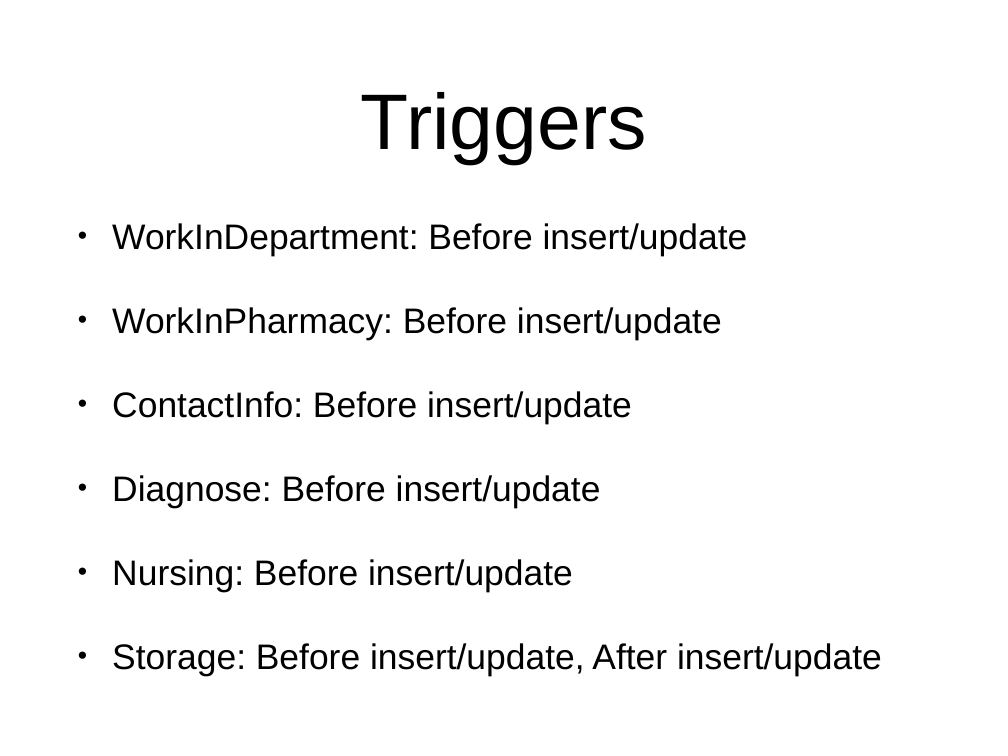
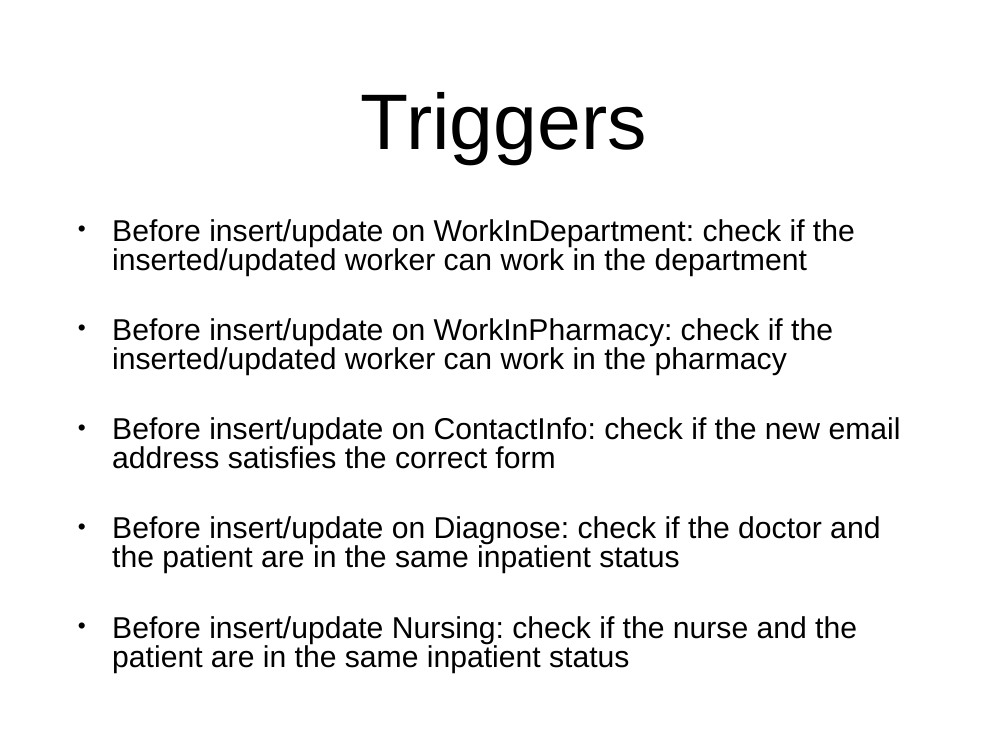
Before and after one commit to zhengtianqi94/HospitalDatabase, a slide deck: slide 6 of Presentation.pptx (slide 5 before the commit). Drawn at 1008x756 pixels with LibreOffice and Linux fonts; fonts in the diff are those of the drawing. Boxes give left, top, right and bottom in pixels: in the first picture for what was removed or moved away, otherwise in the second. Text is boxed around its words. In the diff, an @@ line names an element or a change of style, - is before the commit and + after.

```diff
--- a/Presentation.pptx
+++ b/Presentation.pptx
@@ text at <box>112,219,901,673</box>: text changed; size 36 to 30.6 pt @@
-• WorkInDepartment: Before insert/update
-• WorkInPharmacy: Before insert/update
-• ContactInfo: Before insert/update
-• Diagnose: Before insert/update
-• Nursing: Before insert/update
-• Storage: Before insert/update, After insert/update
+• Before insert/update on WorkInDepartment: check if the inserted/updated worker can work in the department
+• Before insert/update on WorkInPharmacy: check if the inserted/updated worker can work in the pharmacy
+• Before insert/update on ContactInfo: check if the new email address satisfies the correct form
+• Before insert/update on Diagnose: check if the doctor and the patient are in the same inpatient status
+• Before insert/update Nursing: check if the nurse and the patient are in the same inpatient status
```
Also in this commit, not shown: 2 other slides changed, 1 slide added, 4 other files.
